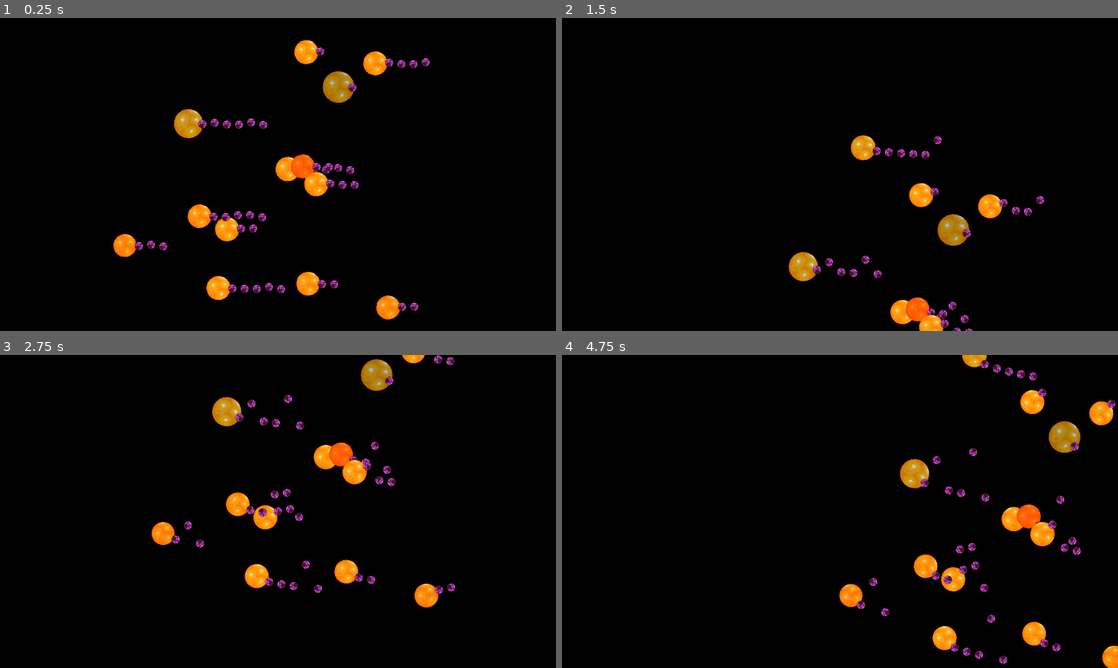
Above: before the commit, frames 1-4 (two rows, left to right).
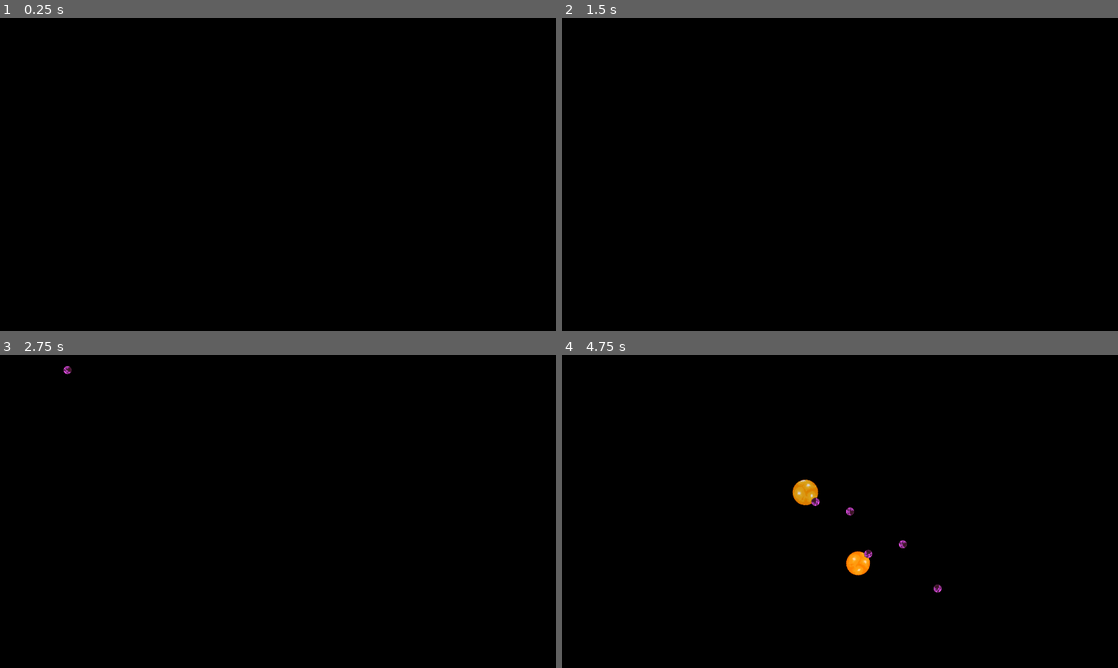
Above: after the commit, the same moments.

Repository: matthman2019/cac-space-game
Game: Godot game, scene res://entities/scenes/GAME.tscn
Same seed, same stepped clock (60 frames per second), same inputs: the game is played once before the commit and once after it.
Inputs (mouse positions are in pixels of both pictures, inside the frame that each line leads up to):
- Up to frame 1 (0.25 s): no input
- Up to frame 2 (1.5 s): drag from (884, 52) to (801, 227) at 0.52 s; drag from (701, 309) to (812, 237) at 1.27 s
- Up to frame 3 (2.75 s): move the mouse to (366, 655) at 2.02 s; click (366, 655) at 2.17 s
- Up to frame 4 (4.75 s): drag from (851, 508) to (934, 580) at 2.77 s; drag from (878, 583) to (1001, 655) at 3.52 s; drag from (973, 586) to (1079, 652) at 4.27 s

The runs differ from the first frame. In frame 1, 4.9% of the frame differs, in the area x 20-78%, y 6-97%; in frame 2, 3.1%; in frame 3, 4.3%; in frame 4, 5.6%, in the area x 41-100%, y 0-100%.

Commit message:
adjusted values and setup for pulling planet info

Diff:
--- a/entities/scripts/Planet.gd
+++ b/entities/scripts/Planet.gd
@@ -8,6 +8,7 @@
 var planet_temperature: int = 0
 var planet_order: int = 1
 
+var star_name: String
 var star_pos: Vector2
 var orbit_size: float
 var angle: float = 0.0
@@ -16,8 +17,9 @@
 
 var click: bool = false
 
-func setup(s_pos: Vector2, p_data = null) -> void:
+func setup(s_pos: Vector2, starName: String, p_data = null) -> void:
 	star_pos = s_pos
+	star_name = starName
 	orbit_size = position.distance_to(star_pos)
 	orbitSpeed = (1.0 / sqrt(orbit_size / 100.0)) / 10.0
 	orbitSpeed *= (1 if GlobalRNG.rng.randi_range(0, 1) == 0 else -1)
--- a/entities/scripts/solar_system.gd
+++ b/entities/scripts/solar_system.gd
@@ -5,7 +5,7 @@
 @onready var star_sprite = $Star/Sprite2D
 
 var BASE_ORBIT_DISTANCE: float = 40.0
-var ORBIT_SPACING: float = 35.0
+var ORBIT_SPACING: float = 100.0
 var MIN_STAR_ROTATION: float = 0.05
 var MAX_STAR_ROTATION: float = 0.2
 var STAR_BASE_SCALE: float = 1.0
@@ -28,7 +28,7 @@
 
 	if system == null:
 		for i in range(3):
-			add_planet(BASE_ORBIT_DISTANCE + i * ORBIT_SPACING, null)
+			add_planet(BASE_ORBIT_DISTANCE + i * ORBIT_SPACING,"Fallback Star", null)
 		return
 
 	star_name = system.stars[0].name
@@ -39,10 +39,10 @@
 
 	for planet_data in system.planets:
 		var orbit = BASE_ORBIT_DISTANCE + (planet_data.order - 1) * ORBIT_SPACING
-		add_planet(orbit, planet_data)
+		add_planet(orbit, star_name, planet_data)
 
-func add_planet(orbit: float, planet_data) -> void:
+func add_planet(orbit: float, star_name: String, planet_data) -> void:
 	var planet = planet_scene.instantiate()
 	planet.position = Vector2(orbit, 0)
 	add_child(planet)
-	planet.setup($Star.position, planet_data)
+	planet.setup($Star.position, star_name, planet_data)
--- a/entities/scripts/system_map.gd
+++ b/entities/scripts/system_map.gd
@@ -33,12 +33,12 @@
 		stars = starList
 
 var UNIVERSE_SEED: int = 67676
-var GALAXY_RADIUS: int = 500
+var GALAXY_RADIUS: int = 5000
 var GALAXY_CENTER: Vector2 = Vector2(0, 0)
-var MIN_SYSTEMS: int = 10
-var MAX_SYSTEMS: int = 15
+var MIN_SYSTEMS: int = 20
+var MAX_SYSTEMS: int = 30
 var MIN_PLANETS: int = 1
-var MAX_PLANETS: int = 6
+var MAX_PLANETS: int = 5
 var MIN_PLANET_SIZE: int = 10
 var MAX_PLANET_SIZE: int = 100
 var MIN_PLANET_TEMP: int = 40
--- a/interface/UIscripts/PlanetInfoGUI.gd
+++ b/interface/UIscripts/PlanetInfoGUI.gd
@@ -2,8 +2,12 @@
 
 @onready var NameLabel : RichTextLabel = $PanelContainer/Name
 @onready var DescriptionLabel : RichTextLabel = $PanelContainer/Description
+
 func set_name_label(name : String):
 	NameLabel.text = name
 
 func set_description_label(desc : String):
 	DescriptionLabel.text = desc
+
+func fill_planet_data(size : float, temp: float, number: int, starName: String):
+	print("filling data")
